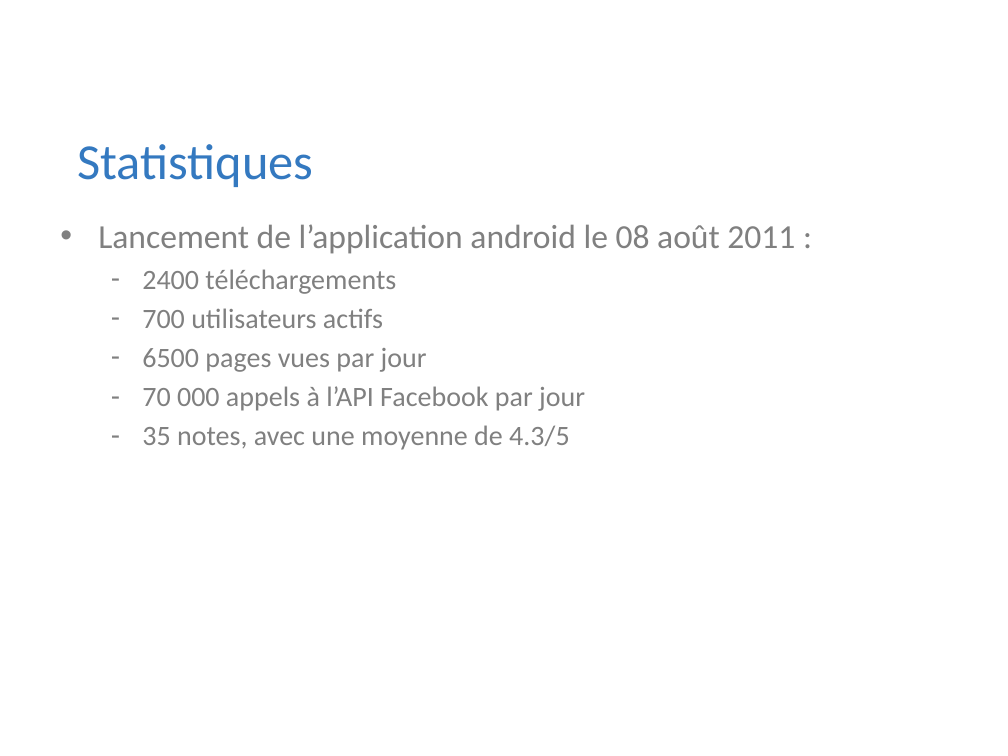
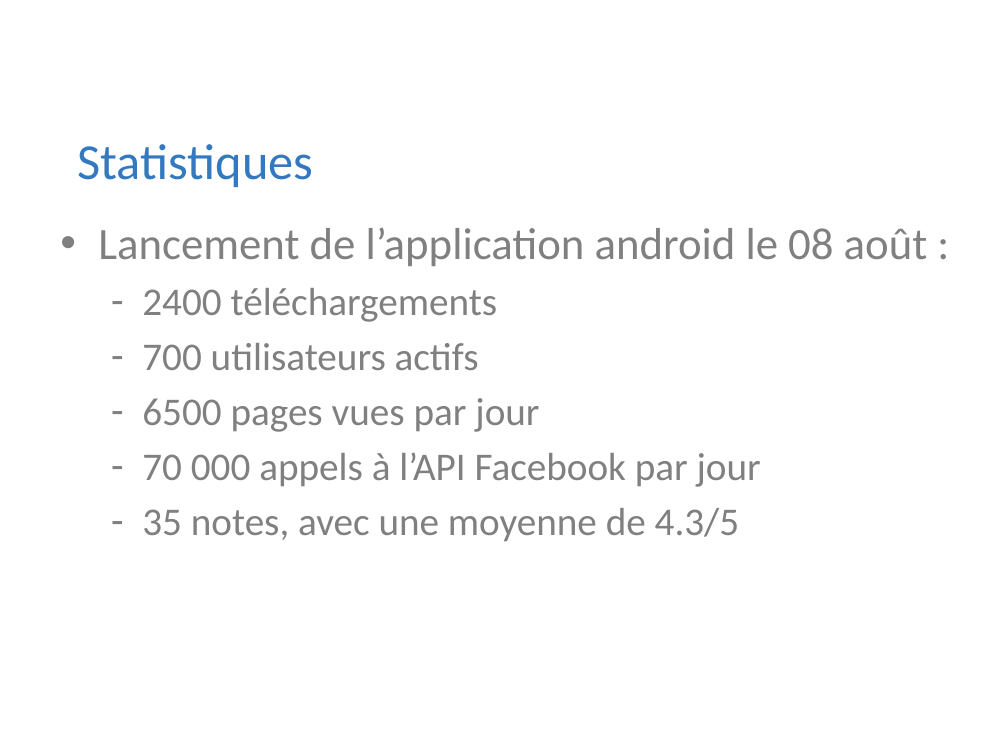
Before and after one commit to Riges/eip-silverlight, a slide deck: slide 14 of Docs/eip 10.09.11/myNETwork.pptx (slide 15 before the commit). Drawn at 1008x756 pixels with LibreOffice and Linux fonts; fonts in the diff are those of the drawing; background and template pictures are left out. Boxes give left, top, right and bottom in pixels: in the first picture for what was removed or moved away, otherwise in the second. Text is boxed around its words. In the diff, an @@ line names an element or a change of style, - is before the commit and + after.

```diff
--- a/Docs/eip 10.09.11/myNETwork.pptx
+++ b/Docs/eip 10.09.11/myNETwork.pptx
@@ text at box(98, 227, 928, 266): text changed; size 24 to 32 pt @@
-• Lancement de l’application android le 08 août 2011 :
+• Lancement de l’application android le 08 août :
@@ text at box(142, 288, 761, 541): size 20 to 28 pt in "2400 téléchargements", "700 utilisateurs actifs", "6500 pages vues par jour", "70 000 appels à l’API Facebook par ..." and 1 more places; more space between paragraphs @@
```
Also in this commit, not shown: 13 other slides changed, 2 slides added, 2 slides removed, 2 other files.
